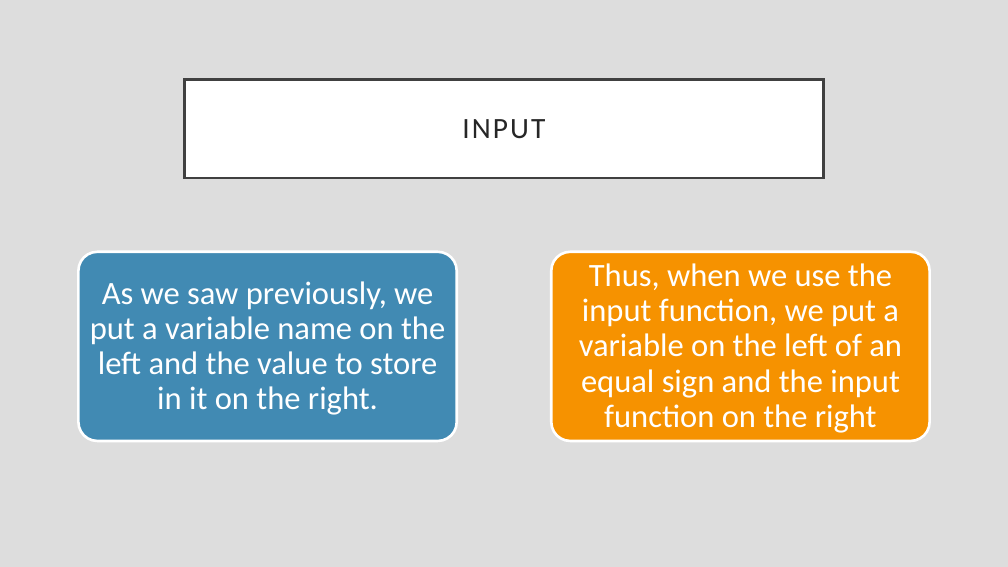
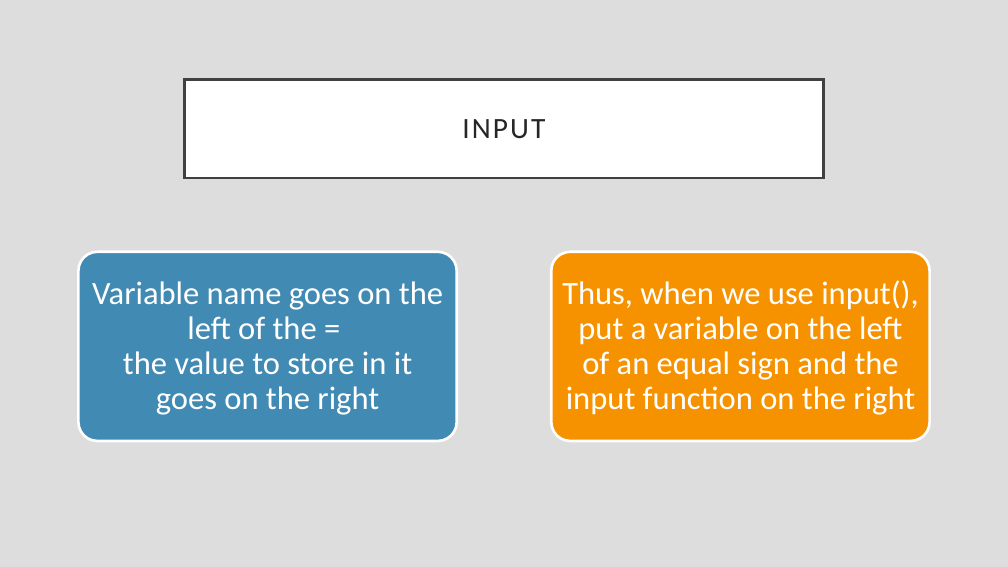
Before and after one commit to rsera/Junior-Knights, a slide deck: slide 27 of Python Day 1 IO.pptx. Drawn at 1008x567 pixels with LibreOffice and Linux fonts; fonts in the diff are those of the drawing. Boxes give left, top, right and bottom in pixels: in the first picture for what was removed or moved away, otherwise in the second. Text is boxed around its words. In the diff, an @@ line names an element or a change of style, - is before the commit and + after.

Commit message:
Update Python Day 1 IO.pptx
finished input

```diff
--- a/Python Day 1 IO.pptx
+++ b/Python Day 1 IO.pptx
@@ text at (92,281,443,415): text changed @@
-As we saw previously, we put a variable name on the left and the value to store in it on the right.
+Variable name goes on the left of the =
+the value to store in it goes on the right
@@ text at (562,280,918,415): text changed @@
-Thus, when we use the input function, we put a variable on the left of an equal sign and the input function on the right
+Thus, when we use input(), put a variable on the left of an equal sign and the input function on the right
```
Also in this commit, not shown: 4 other slides changed, 1 slide added.
